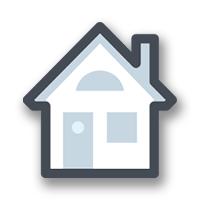
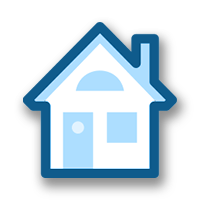
Before/after of a (200, 200) layered artwork. What changed in the layer stack:
added layer "Color Fill 1" (color) above "Layer 1" over (23, 22, 177, 178)
